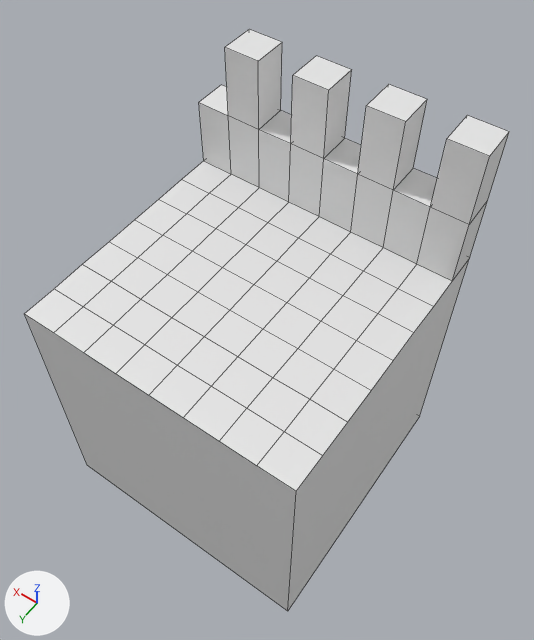
Renders of the FBX model EmodiaQuest/EmodiaQuest/EmodiaQuestContent/fbxContent/gameobjects/wall1.fbx from each side of a commit.
Rendered twice from a camera (50 mm lens) standing at (-9.18, 12.15, 27.67) and looking at (-0.13, -0.52, 7.77). The lights are fixed; the arrows at lower left show +X, +Y and +Z. Mesh edges are drawn as thin lines. Where no turn or scale is listed for an object, it has been applied to the vertices.
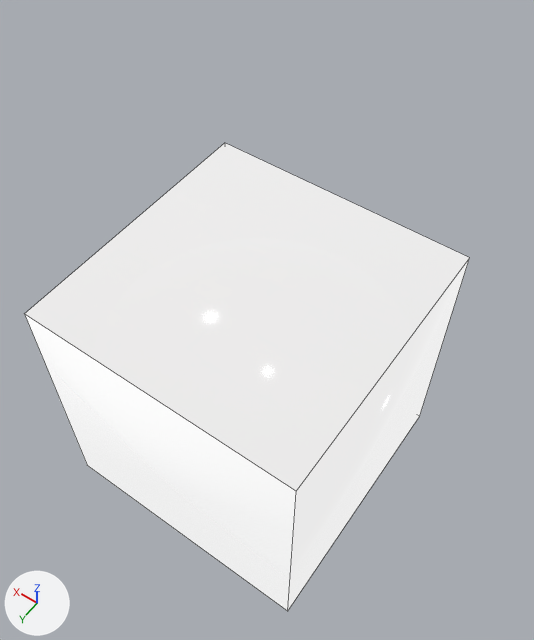
The newer file is also rescaled (x0.01), turned or shifted as a whole; pictures and numbers use the older file's frame.

The edits, one by one:
Picture 'Dungeon_wall_tex_stone1.png' (img_dungeon_wall_tex_stone1_png) is new.
Material 'None__Dungeon_wall_tex_stone1' (mat_none__dungeon_wall_tex_stone1) is new.
Its texture is img_dungeon_wall_tex_stone1_png (with its transparency).
Its roughness is 0.106.
Its emission color is (0.8, 0.8, 0.8) (white #e7e7e7).
Its emission strength is 1.0.
me_plane is used by ob_plane; location (0.0, 0.0, 0.0).
me_plane had 119 vertices, 103 faces and spanned x -5.0..5.0, y -5.0..5.0, z 0.0..15.0.
me_plane now has 8 vertices, 6 faces and spans x -5.0..5.0, y -5.0..5.0, z 0.0..10.0.
Part 1, on me_plane:
111 vertices are removed from x -5.0..5.0, y -5.0..5.0, z 10.0..15.0.
102 faces are deleted.
5 new faces join them.
me_plane part 2: the surface is now shaded smooth.
me_plane now uses material mat_none__dungeon_wall_tex_stone1 (picture img_dungeon_wall_tex_stone1_png).

What differs and where, as boxes [x1, y1, x2, y2] in the pictures (534 x 640 px):
'Plane', reshaped (8% narrower, 20% shorter): before [25, 29, 509, 611]; after [25, 143, 469, 611]
part 1 of me_plane, cut back: before [25, 29, 509, 611]; after [25, 143, 469, 611]
